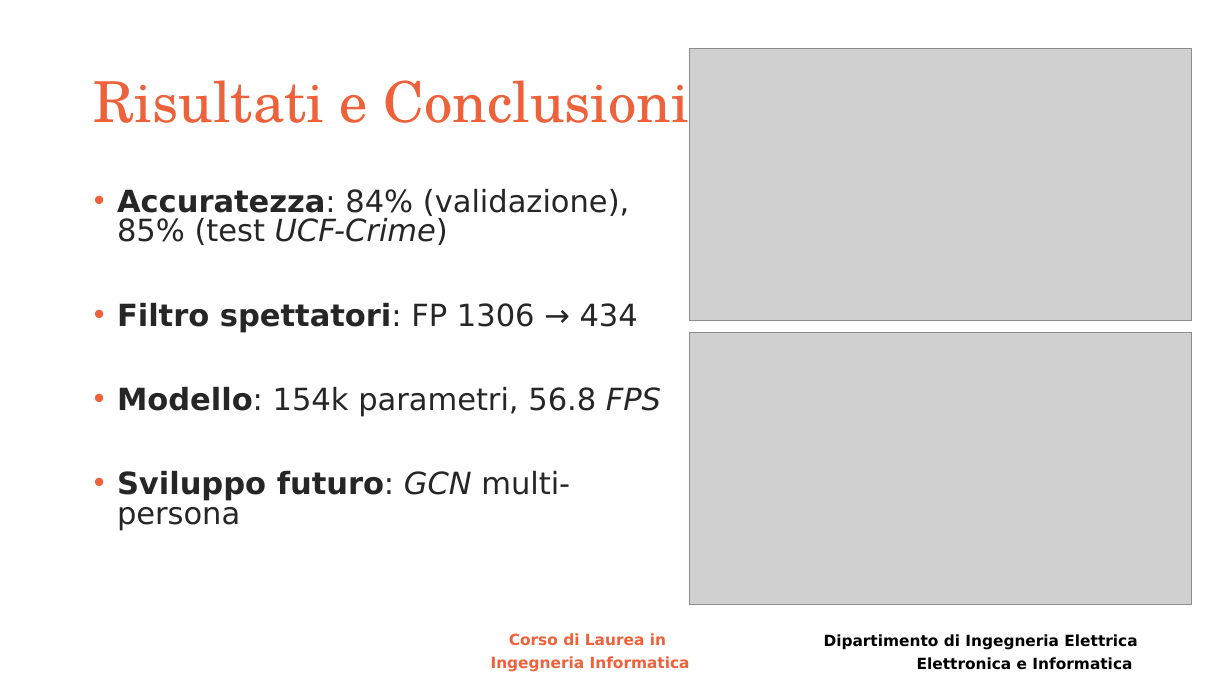
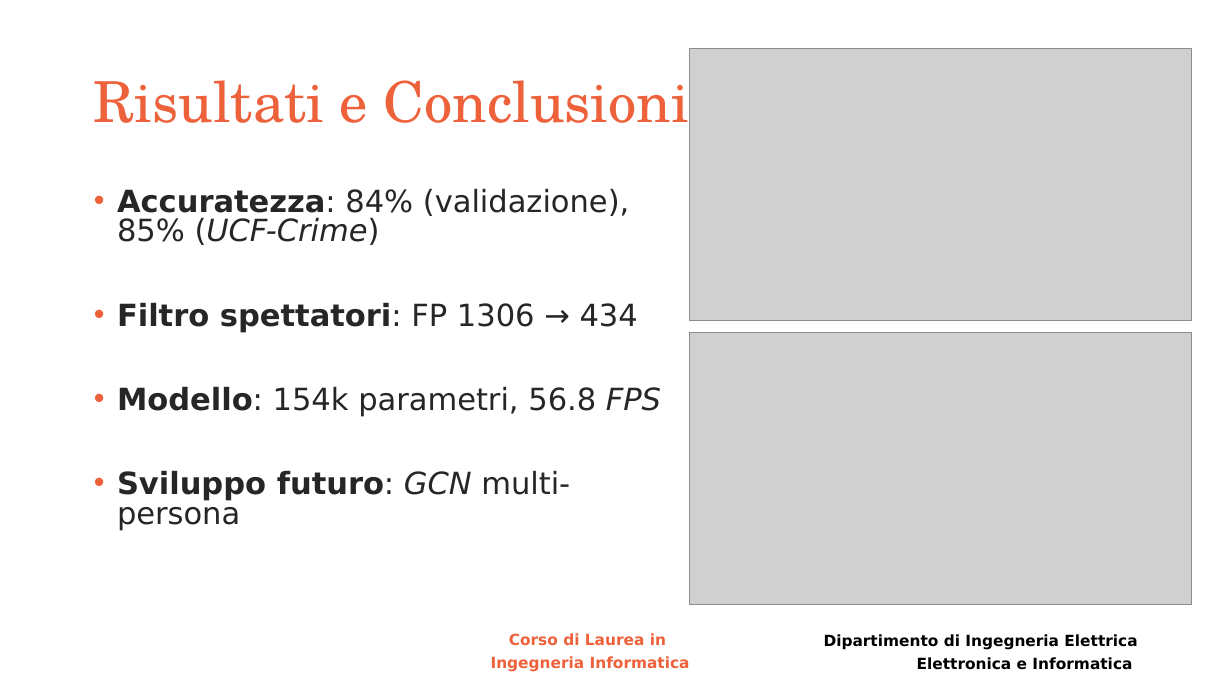
Before and after one commit to Will-Vill/Violence-Detection-LSTM, a slide deck: slide 3 of TemplateLaurea_L8_Ingegneria_Informatica.pptx. Drawn at 1232x693 pixels with LibreOffice and Linux fonts; fonts in the diff are those of the drawing; grey boxes stand for pictures; background and template pictures are left out. Boxes give left, top, right and bottom in pixels: in the first picture for what was removed or moved away, otherwise in the second. Text is boxed around its words. In the diff, an @@ line names an element or a change of style, - is before the commit and + after.

Commit message:
modifica powerpoint

```diff
--- a/TemplateLaurea_L8_Ingegneria_Informatica.pptx
+++ b/TemplateLaurea_L8_Ingegneria_Informatica.pptx
@@ text at (117,188,629,245): text changed @@
-• Accuratezza: 84% (validazione), 85% (test UCF-Crime)
+• Accuratezza: 84% (validazione), 85% (UCF-Crime)
```
